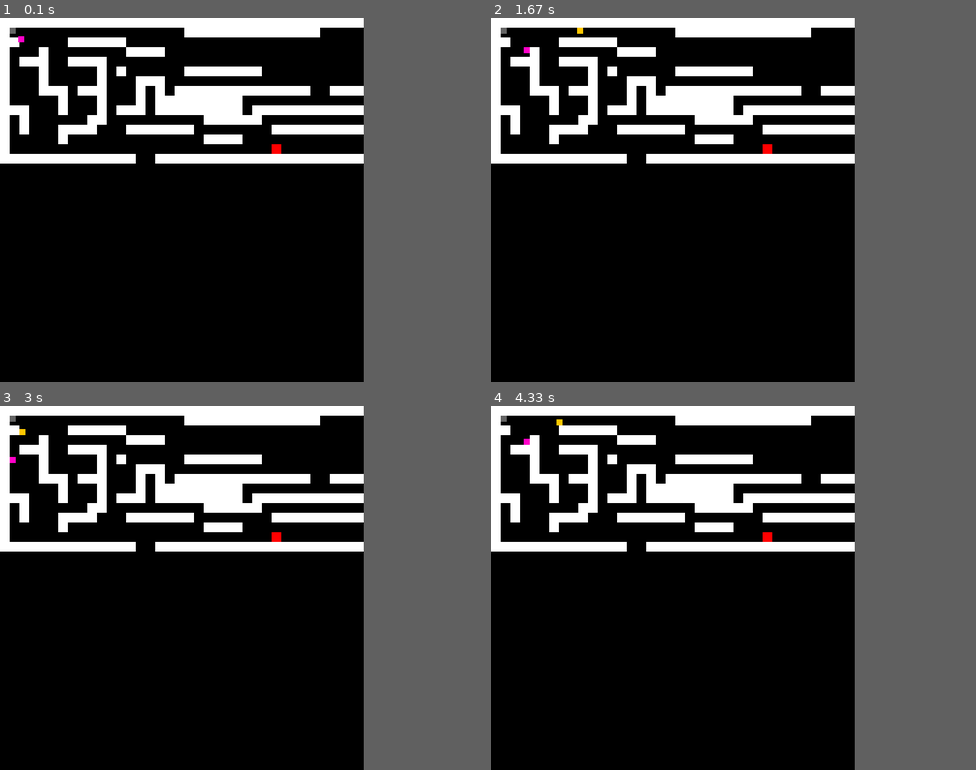
Above: before the commit, frames 1-4 (two rows, left to right).
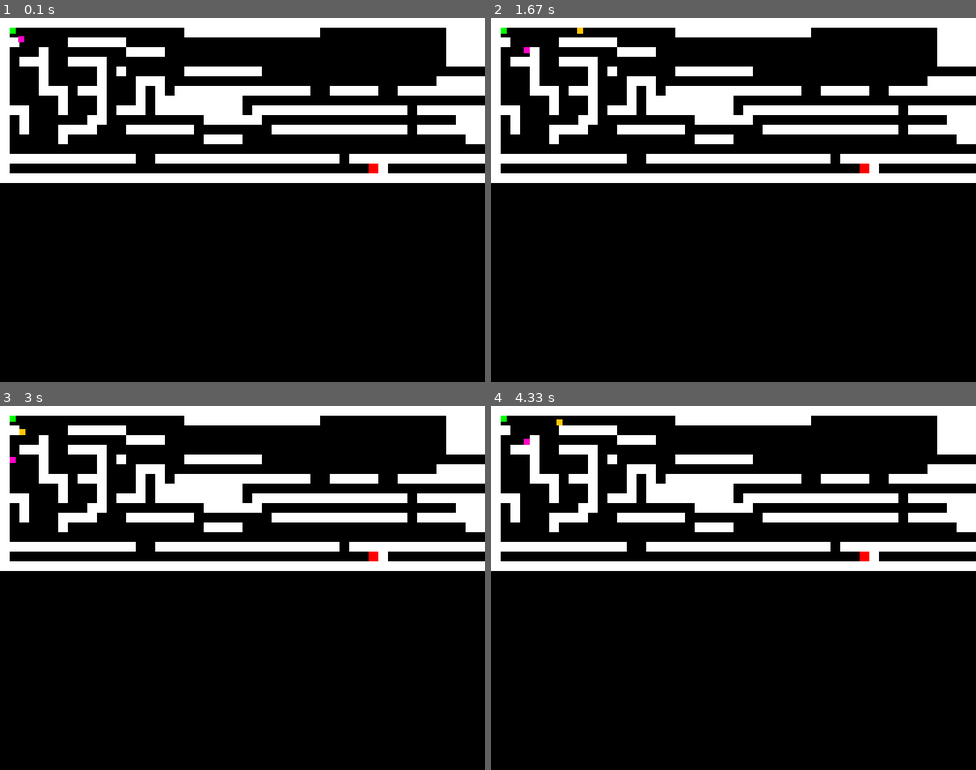
Above: after the commit, the same moments.

Repository: latuszek-piotr/gimnazjum-pygame
Game: pygame game, started from trening_kolizji.py
The game is run twice, just before and just after one commit, with the same random seed, the same clock (stepped at 60 frames per second) and the same inputs. The source is Python 2; it was converted automatically to run under Python 3.
Inputs:
- Up to frame 1 (0.1 s): no input
- Up to frame 2 (1.67 s): hold Right 0.33-0.8 s; hold Up 0.83-1.13 s; hold W 0.83-1.13 s; hold Right 1.17-1.63 s; hold D 1.17-1.63 s
- Up to frame 3 (3 s): hold Left 1.67-2.2 s; hold A 1.67-2.2 s; hold Down 2.23-2.53 s; hold S 2.23-2.53 s; hold Left 2.57-2.97 s; hold A 2.57-2.97 s
- Up to frame 4 (4.33 s): hold Up 3-3.37 s; hold W 3-3.37 s; hold Right 3.4-4.03 s; hold D 3.4-4.03 s; hold Down from 4.07 s (still down); hold S from 4.07 s (still down)
In our replay, the window is 600x600 before the commit and 800x600 after it. These sizes can differ from the game's own. Grey fills any space a smaller window leaves; there, only what the larger window draws over its background counts as a difference.

The runs differ from the first frame. In frame 1, 7.5% of the frame differs, in the area x 0-100%, y 0-46%; in frame 2, 7.5%; in frame 3, 7.5%; in frame 4, 7.5%.

Commit message:
dodanie dzwieku do kolizji

Diff:
--- a/ludzik_dawida.py
+++ b/ludzik_dawida.py
@@ -102,8 +102,7 @@
             screen.fill((blue))
             x, y = pobierz_wspolrzedne(event, ostatnio_x, ostatnio_y)
             screen.blit(grafika_wody, (0, 0))
-
-            sale.draw_sale(screen,x,y)
+            sale.draw_mapa(screen)
             # draw_figure(event, screen, x, y)
             draw_ludek(screen, x, y)
 
@@ -123,6 +122,7 @@
 screen = pygame.display.get_surface()
 pygame.display.flip()
 
+
 while True:
     input(pygame.event.get())
 x,y = pygame.mouse.get_pos()
--- a/trening_kolizji.py
+++ b/trening_kolizji.py
@@ -47,7 +47,7 @@
 
 # Set up the display
 pygame.display.set_caption("Get to the red square!")
-screen = pygame.display.set_mode((600, 600))
+screen = pygame.display.set_mode((800, 600))
 
 clock = pygame.time.Clock()
 walls = [] # List to hold the walls
@@ -71,9 +71,10 @@
 "W W      WW          WWWWWW                    WWWW   W",
 "W W   WWWW   WWWWWWW        WWWWWWWWWWWWWW WWWWWWWW   WW",
 "W     W              WWWW                       WWWW  WW",
-"W                           E                         W",
-"WWWWWWWWWWWWWW  WWWWWWWWWWWWWWWWWWWWWWWWWWWWWWWWWWWWWWWW",
-
+"W                                                     W",
+"WWWWWWWWWWWWWW  WWWWWWWWWWWWWWWWWWW WWWWWWWWWWWWWWWWWWWW",
+"W                                     EW",
+"WWWWWWWWWWWWWWWWWWWWWWWWWWWWWWWWWWWWWWWWWWWWWWWWWWWWWWW",
 
 
 
@@ -129,11 +130,16 @@
     dy = mouse_y - player2_y
     player2.move(dx, dy)
 
+
     # Just added this to make it slightly fun ;)
     if player.rect.colliderect(end_rect):
-        raise SystemExit, "You win wiktor!"
+        raise SystemExit,sound.play()
+        print "You win Wiktor!"
     if player1.rect.colliderect(end_rect):
         raise SystemExit, "You win piotrek!"
+    if player2.rect.colliderect(end_rect):
+        raise SystemExit, "You win! "
+
 
     # Draw the scenea
     screen.fill((0, 0, 0))
@@ -142,9 +148,11 @@
     pygame.draw.rect(screen, (255, 0, 0), end_rect)
     pygame.draw.rect(screen, (255, 200, 0), player.rect)
     pygame.draw.rect(screen, (255, 0, 200), player1.rect)
-    pygame.draw.rect(screen, (100, 100,100 ), player2.rect)
+    pygame.draw.rect(screen, (0, 255 ,0 ), player2.rect)
 
 
 
 
     pygame.display.flip()
+    pygame.mixer.init()
+    sound = pygame.mixer.Sound('dzwiek/fanfary.wav')
Not shown, added: dzwiek/fanfary.wav
